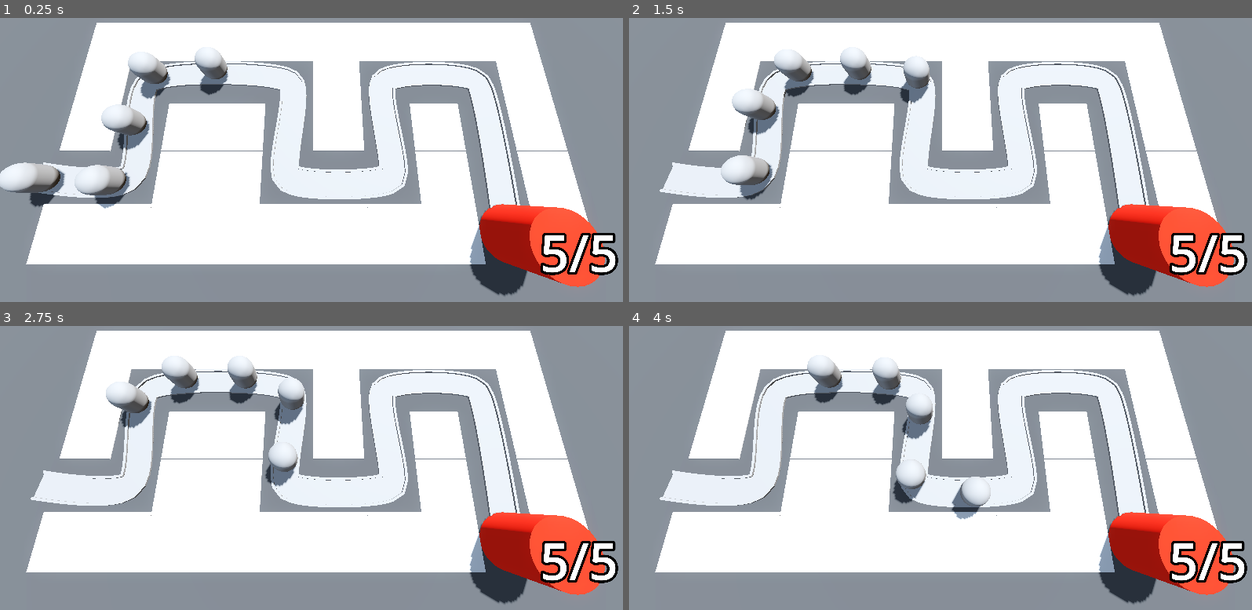
Above: before the commit, frames 1-4 (two rows, left to right).
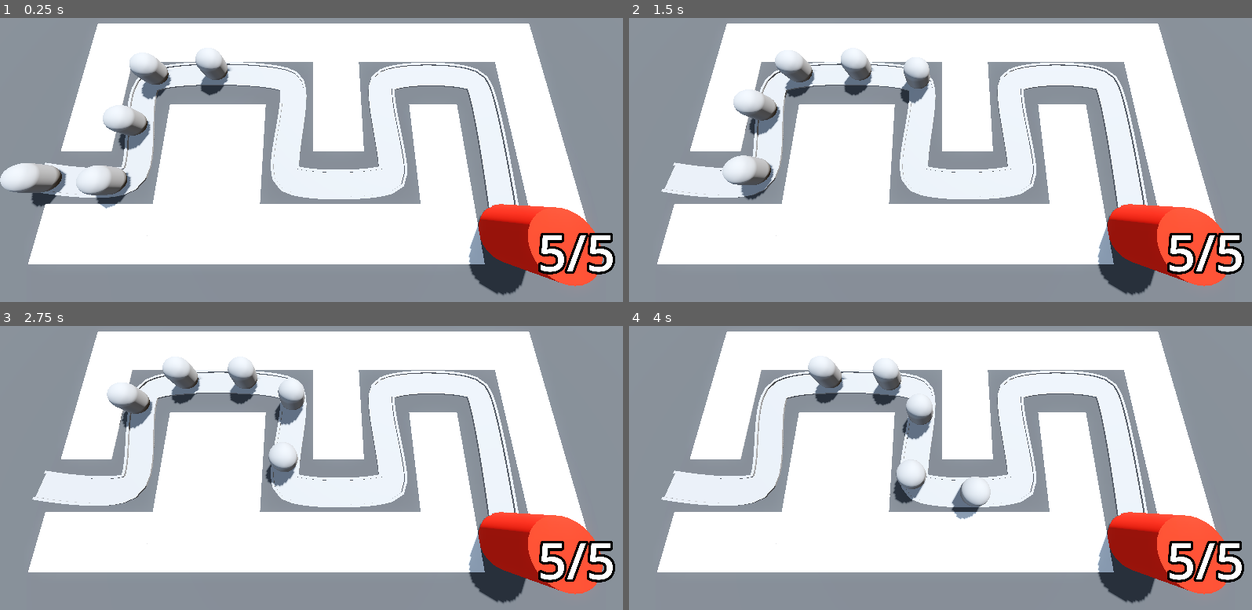
Above: after the commit, the same moments.

Repository: Bzparkes/BarbarianBlaster
Game: Godot game, scene res://BaseLevel.tscn
Same seed, same stepped clock (60 frames per second), same inputs: the game is played once before the commit and once after it.
Inputs (mouse positions are in pixels of both pictures, inside the frame that each line leads up to):
- Up to frame 1 (0.25 s): no input
- Up to frame 2 (1.5 s): move the mouse to (1077, 114) at 0.52 s; move the mouse to (815, 148) at 1.27 s
- Up to frame 3 (2.75 s): move the mouse to (373, 362) at 2.02 s
- Up to frame 4 (4 s): move the mouse to (909, 510) at 2.77 s; move the mouse to (1133, 493) at 3.52 s

The runs differ from the first frame. In frame 1, 4.0% of the frame differs, in the area x 0-100%, y 1-98%; in frame 2, 3.9%; in frame 3, 3.8%; in frame 4, 3.8%.

Commit message:
Updated the RayPickerCamera to detect the mouse

Diff:
--- a/BaseLevel.tscn
+++ b/BaseLevel.tscn
@@ -1,5 +1,6 @@
-[gd_scene load_steps=9 format=3 uid="uid://07b0w8wg0t3d"]
+[gd_scene load_steps=10 format=3 uid="uid://07b0w8wg0t3d"]
 
+[ext_resource type="PackedScene" uid="uid://cgepsgj0dutey" path="res://RayPickerCamera/ray_picker_camera.tscn" id="1_knq2t"]
 [ext_resource type="MeshLibrary" uid="uid://016mydobghxt" path="res://MeshLibraries/SpaceLibrary.tres" id="1_lvb7b"]
 [ext_resource type="PackedScene" uid="uid://cedg4p1ktt00c" path="res://Enemy/enemy.tscn" id="2_5x8ra"]
 [ext_resource type="PackedScene" uid="uid://b6a3tfb71rtov" path="res://Base/base.tscn" id="3_o2j4u"]
@@ -36,8 +37,8 @@
 transform = Transform3D(-0.8660254, -0.43301278, 0.25, 0, 0.49999997, 0.86602545, -0.50000006, 0.75, -0.43301266, 0, 0, 0)
 shadow_enabled = true
 
-[node name="Camera3D" type="Camera3D" parent="."]
-transform = Transform3D(1, 0, 0, 0, 0.26050454, 0.96547264, 0, -0.96547264, 0.26050454, 0, 17.89, 7.215)
+[node name="RayPickerCamera" parent="." instance=ExtResource("1_knq2t")]
+transform = Transform3D(1, 0, 0, 0, 0.26050454, 0.96547264, 0, -0.96547264, 0.26050454, 0, 18, 7.215)
 
 [node name="CSGBox3D" type="CSGBox3D" parent="."]
 transform = Transform3D(1, 0, 0, 0, 1, 0, 0, 0, 1, 0, -1, 0)
@@ -104,7 +105,7 @@
 transform = Transform3D(-0.1643964, 0, -0.98637784, 0, 1, 0, 0.98637784, 0, -0.1643964, -21, 0, 6)
 
 [node name="Enemy2" parent="Path3D" instance=ExtResource("2_5x8ra")]
-transform = Transform3D(0.017463773, 0, -0.9998308, 0, 1, 0, 0.9998308, 0, 0.017463773, -16.024893, 0, 6.4424577)
+transform = Transform3D(0.017463768, 0, -0.9998305, 0, 1, 0, 0.9998305, 0, 0.017463768, -16.024893, 0, 6.4424577)
 progress = 5.0
 
 [node name="Enemy3" parent="Path3D" instance=ExtResource("2_5x8ra")]
@@ -116,7 +117,7 @@
 progress = 15.0
 
 [node name="Enemy5" parent="Path3D" instance=ExtResource("2_5x8ra")]
-transform = Transform3D(0.029546194, 0, -0.99954677, 0, 1, 0, 0.99954677, 0, 0.029546194, -9.416761, 0, -2.8104439)
+transform = Transform3D(0.029546184, 0, -0.99954647, 0, 1, 0, 0.99954647, 0, 0.029546184, -9.416761, 0, -2.8104439)
 progress = 20.0
 
 [node name="Base" parent="." instance=ExtResource("3_o2j4u")]
--- /dev/null
+++ b/RayPickerCamera/ray_picker_camera.gd
@@ -0,0 +1,10 @@
+extends Camera3D
+
+@onready var ray_cast_3d: RayCast3D = $RayCast3D
+
+# Called every frame. 'delta' is the elapsed time since the previous frame.
+func _process(delta: float) -> void:
+	var mouse_position: Vector2 = get_viewport().get_mouse_position()
+	ray_cast_3d.target_position = project_local_ray_normal(mouse_position) * 100.0
+	ray_cast_3d.force_raycast_update()
+	printt(ray_cast_3d.get_collider(), ray_cast_3d.get_collision_point())
--- /dev/null
+++ b/RayPickerCamera/ray_picker_camera.tscn
@@ -0,0 +1,10 @@
+[gd_scene load_steps=2 format=3 uid="uid://cgepsgj0dutey"]
+
+[ext_resource type="Script" uid="uid://c5l1gupmb07es" path="res://RayPickerCamera/ray_picker_camera.gd" id="1_4x8xm"]
+
+[node name="RayPickerCamera" type="Camera3D"]
+transform = Transform3D(1, 0, 0, 0, 0.26050454, 0.96547264, 0, -0.96547264, 0.26050454, 0, 0, 0)
+script = ExtResource("1_4x8xm")
+
+[node name="RayCast3D" type="RayCast3D" parent="."]
+target_position = Vector3(0, -1, -12)
Not shown, added: RayPickerCamera/ray_picker_camera.gd.uid
